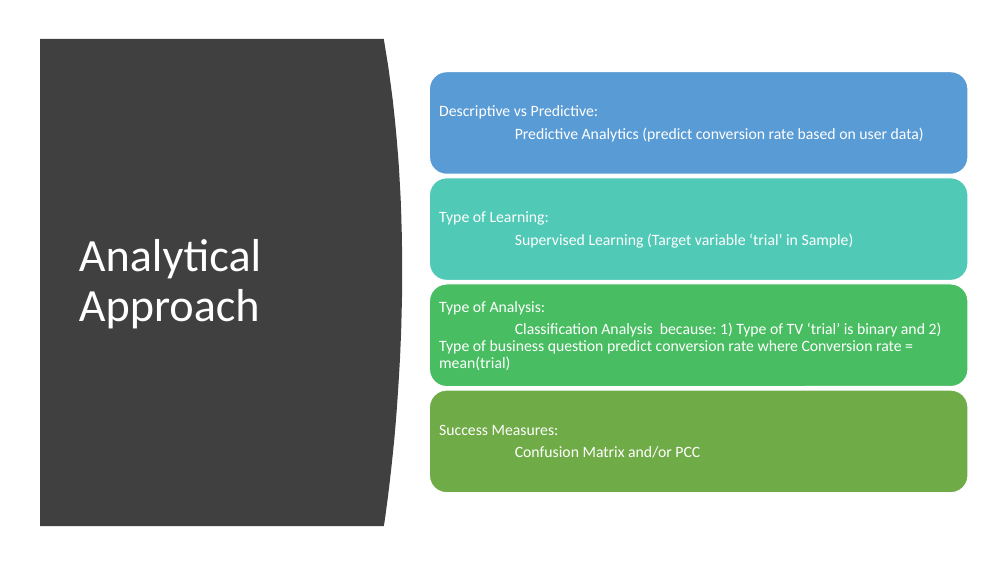
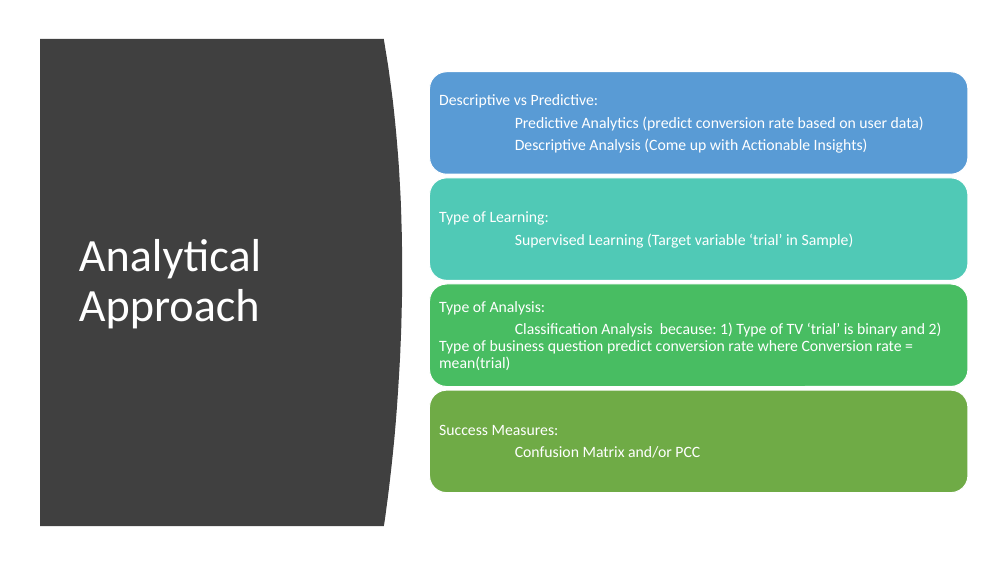
Before and after one commit to SyedNadir/freemium-ab-testing, a slide deck: slide 11 of documents/presentation/Final Presentation.pptx. Drawn at 1008x567 pixels with LibreOffice and Linux fonts; fonts in the diff are those of the drawing. Boxes give left, top, right and bottom in pixels: in the first picture for what was removed or moved away, otherwise in the second. Text is boxed around its words. In the diff, an @@ line names an element or a change of style, - is before the commit and + after.

```diff
--- a/documents/presentation/Final Presentation.pptx
+++ b/documents/presentation/Final Presentation.pptx
@@ text at (x1=515, y1=138, x2=868, y2=153): paragraph added @@
+Descriptive Analysis (Come up with Actionable Insights)
```
Also in this commit, not shown: 14 other slides changed.
